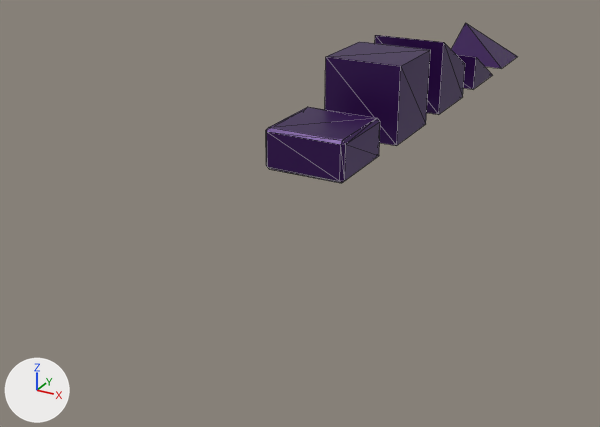
An edit to the glTF model Assets/Models/Blocks2.glb, drawn before and after from the same camera.
One viewpoint serves both versions: a 50 mm camera at (8.3, -8.3, 5.7) aimed at (-0.6, 7.9, -2.4). Every picture has the same lights, and +X, +Y and +Z are marked at lower left. The picture after the commit comes second. Mesh edges are drawn as thin lines. Objects named as collision shapes, trigger or cutter boxes, shadow casters or lower levels of detail are left out. Where no turn or scale is listed for an object, it has been applied to the vertices. Vertices at exactly the same position are counted once.

Names of what the first picture shows: 'Block', 'BlockHalf', 'RampBottom', 'RampBottomCorner', 'RampTop'.
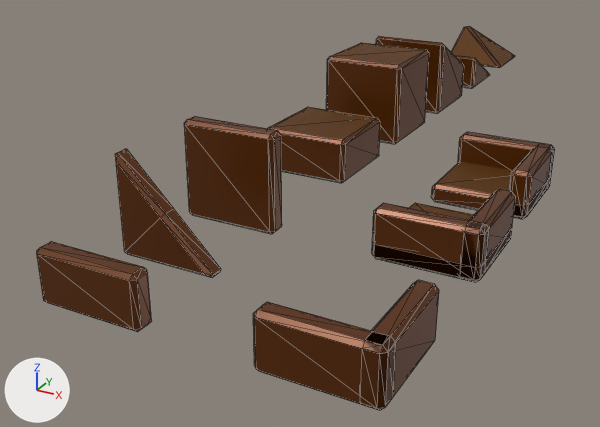
The change, as a list of edits to the scene's bpy script:
```text
Change mat_blockmaterial:
    mat_blockmaterial.base_color: (0.0418, 0.00521, 0.102) -> (0.125, 0.0307, 0.0)  # dark purple #3a105a -> brown #633100
Add mat_blockmaterial_textured:
    mat_blockmaterial_textured = bpy.data.materials.new('BlockMaterial-Textured')
    # colours: brown #633900
    # uses the picture img_woodfloor041_1k_jpg_normalgl
    # uses the picture img_woodfloor041_1k_jpg_roughness
Change me_cube_001:
    remove me_cube_001.from_pydata(...)  # 8 vertices, 12 faces; spans x -1.0..1.0, y -1.0..1.0, z -1.0..1.0
    add me_cube_001.from_pydata(...)  # 24 vertices, 44 faces; spans x -1.0..1.0, y -1.0..1.0, z -1.0..1.0
    me_cube_001 part 1: the whole mesh is rebuilt
    add me_cube_001.materials.append(mat_blockmaterial_textured)
Change me_cube_008:
    where me_cube_008.from_pydata(...)  # 24 vertices, 44 faces; spans x -1.0..1.0, y -1.0..1.0, z -1.0..0.0
    me_cube_008 part 2: 2 faces spanning x -0.92..0.92, y -0.92..0.92, z 0.0 switch from mat_blockmaterial (dark purple #3a105a) to mat_blockmaterial_textured
Change me_cube_006:
    remove me_cube_006.from_pydata(...)  # 6 vertices, 8 faces; spans x -1.0..1.0, y -1.0..1.0, z -1.0..0.0
    add me_cube_006.from_pydata(...)  # 18 vertices, 32 faces; spans x -1.0..1.0, y -1.0..0.93, z -1.0..-0.04
    me_cube_006 part 3: the whole mesh is rebuilt
    add me_cube_006.materials.append(mat_blockmaterial_textured)
Change me_cube_011:
    remove me_cube_011.from_pydata(...)  # 5 vertices, 6 faces; spans x -1.0..1.0, y -1.0..1.0, z -1.0..0.0
    add me_cube_011.from_pydata(...)  # 16 vertices, 28 faces; spans x -1.0..0.93, y -0.93..1.0, z -1.0..-0.09
    me_cube_011 part 4: the whole mesh is rebuilt
    add me_cube_011.materials.append(mat_blockmaterial_textured)
Change me_cube_004:
    remove me_cube_004.from_pydata(...)  # 8 vertices, 12 faces; spans x -1.0..1.0, y -1.0..1.0, z -1.0..1.0
    add me_cube_004.from_pydata(...)  # 24 vertices, 44 faces; spans x -1.0..1.0, y -1.0..1.0, z -1.0..0.96
    me_cube_004 part 5: the whole mesh is rebuilt
    add me_cube_004.materials.append(mat_blockmaterial_textured)
Add ob_wallhalfcornerfloorrot:
    ob_wallhalfcornerfloorrot = bpy.data.objects.new('WallHalfCornerFloorRot', me_cube_019)  # 72 vertices, 132 faces; spans x -1.0..1.0, y -1.0..1.0, z -1.0..0.0; in mat_blockmaterial (brown #633100)
    ob_wallhalfcornerfloorrot.location = (4.0, 8.0, 0.0)
Add ob_wallhalfcornerfloor:
    ob_wallhalfcornerfloor = bpy.data.objects.new('WallHalfCornerFloor', me_cube_024)  # 72 vertices, 132 faces; spans x -1.0..1.0, y -1.0..1.0, z -1.0..0.0; in mat_blockmaterial (brown #633100)
    ob_wallhalfcornerfloor.location = (4.0, 5.0, 0.0)
Add ob_wallhalfcorner:
    ob_wallhalfcorner = bpy.data.objects.new('WallHalfCorner', me_cube_017)  # 48 vertices, 88 faces; spans x -1.0..1.0, y -1.0..1.0, z -1.0..0.0; in mat_blockmaterial (brown #633100)
    ob_wallhalfcorner.location = (4.0, 1.0, 0.0)
Add ob_wallhalf:
    ob_wallhalf = bpy.data.objects.new('WallHalf', me_cube_014)  # 24 vertices, 44 faces; spans x -1.0..1.0, y -1.0..-0.59, z -1.0..0.0; in mat_blockmaterial (brown #633100)
    ob_wallhalf.location = (0.0, 1.0, 0.0)
Add ob_wallangled:
    ob_wallangled = bpy.data.objects.new('WallAngled', me_cube_009)  # 22 vertices, 40 faces; spans x -1.0..0.94, y -1.0..-0.59, z -1.0..0.94; in mat_blockmaterial (brown #633100)
    ob_wallangled.location = (0.0, 3.0, 0.0)
Add ob_wall:
    ob_wall = bpy.data.objects.new('Wall', me_cube)  # 24 vertices, 44 faces; spans x -1.0..1.0, y -1.0..-0.59, z -1.0..1.0; in mat_blockmaterial (brown #633100)
    ob_wall.location = (0.0, 5.0, 0.0)
```

Where the change shows, as pixel boxes (x1, y1, x2, y2) in the pictures (600 x 427 px):
'WallHalfCorner', added (brown)
    after: (253, 280, 439, 410)
'Wall', added (brown)
    after: (184, 116, 282, 234)
'WallHalfCornerFloor', added (brown)
    after: (372, 189, 516, 282)
'Block', recoloured, reshaped
    before: (325, 42, 431, 146)
    after: (326, 42, 429, 144)
'WallHalf', added (brown)
    after: (37, 241, 152, 332)
'WallHalfCornerFloorRot', added (brown)
    after: (431, 132, 555, 219)
'BlockHalf', recoloured, surface changed
    both: (267, 107, 380, 183)
'WallAngled', added (brown)
    after: (115, 149, 221, 278)
'RampTop', recoloured, reshaped
    before: (375, 35, 465, 115)
    after: (376, 36, 464, 113)
'RampBottomCorner', recoloured, reshaped (dark purple to brown, 9% shorter)
    before: (451, 23, 518, 69)
    after: (451, 26, 515, 68)
'RampBottom', recoloured, reshaped
    before: (457, 55, 492, 89)
    after: (455, 55, 490, 88)
part 2 of me_cube_008, recoloured (dark purple to brown)
    both: (270, 107, 376, 140)
